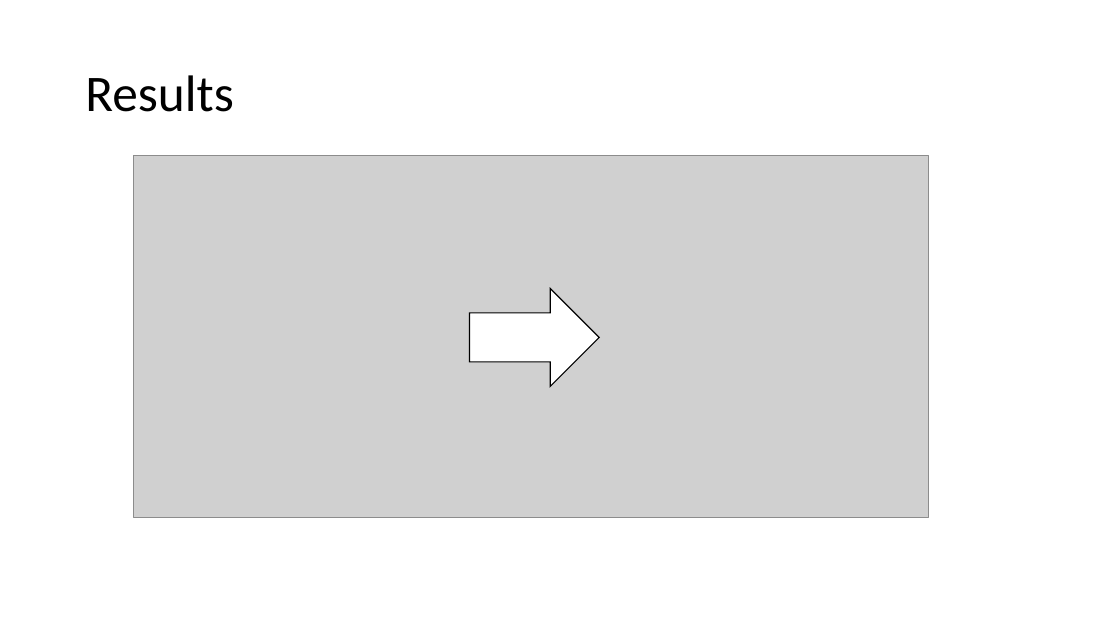
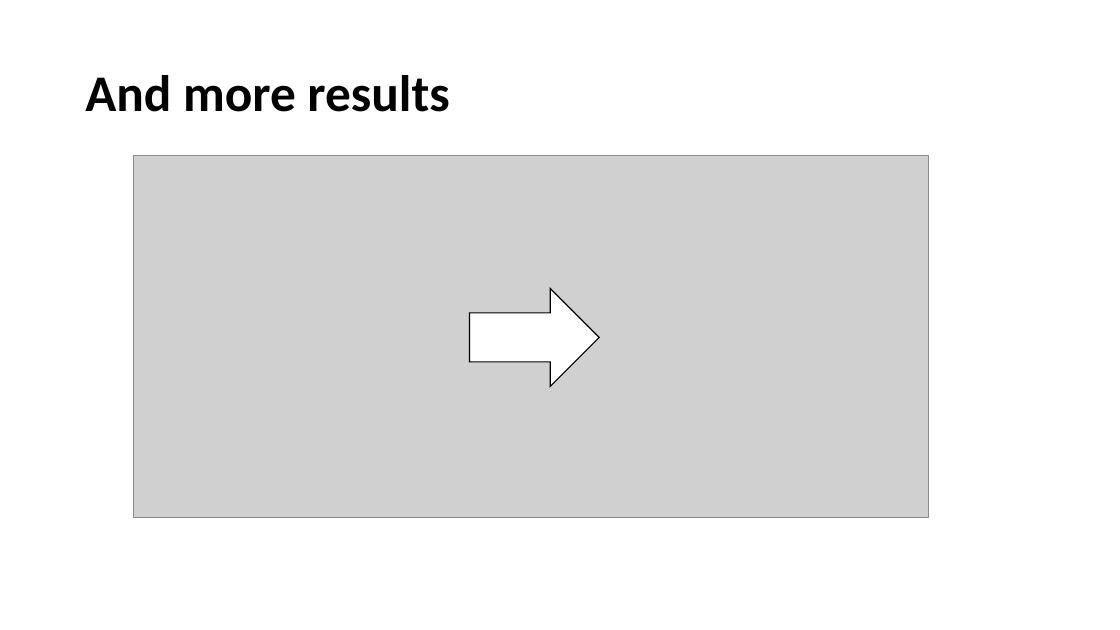
Before and after one commit to zhanglijian/DIP_Project, a slide deck: slide 21 of Burst Denoising with Kernel Prediction Networks.pptx (slide 13 before the commit). Drawn at 1120x630 pixels with LibreOffice and Linux fonts; fonts in the diff are those of the drawing; grey boxes stand for pictures. Boxes give left, top, right and bottom in pixels: in the first picture for what was removed or moved away, otherwise in the second. Text is boxed around its words. In the diff, an @@ line names an element or a change of style, - is before the commit and + after.

```diff
--- a/Burst Denoising with Kernel Prediction Networks.pptx
+++ b/Burst Denoising with Kernel Prediction Networks.pptx
@@ title at (85, 75, 449, 112): text changed; bold on @@
-Results
+And more results
```
Also in this commit, not shown: 12 other slides changed, 8 slides added, 1 slide removed.
